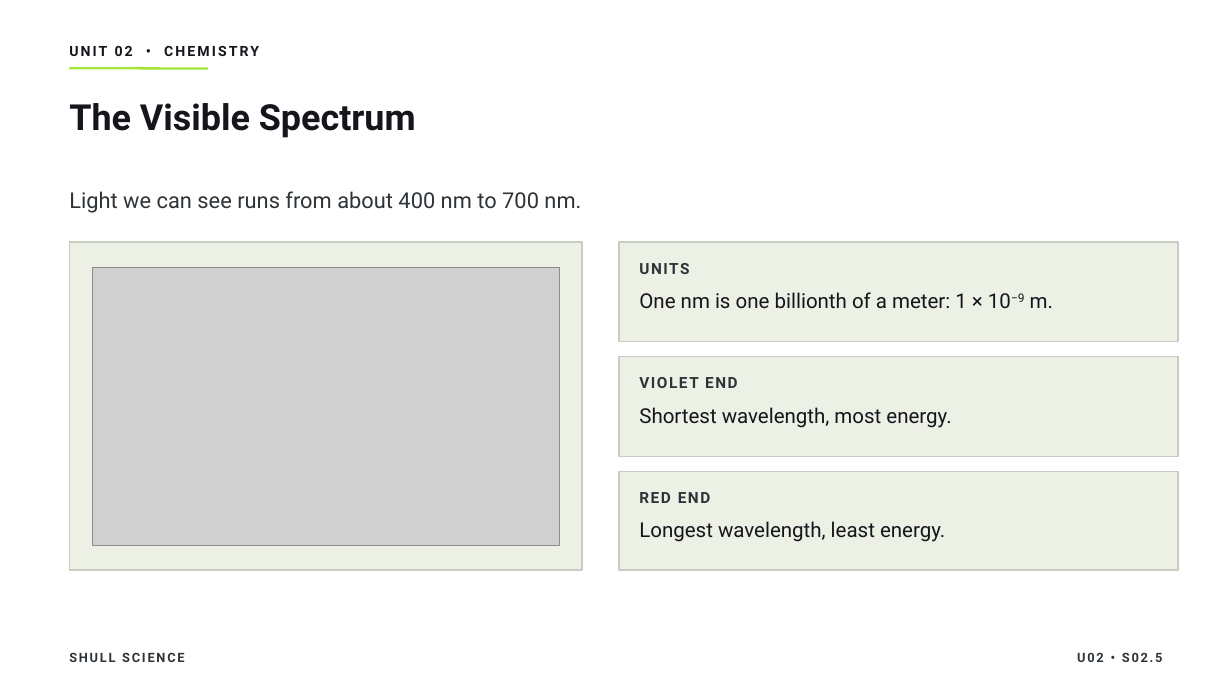
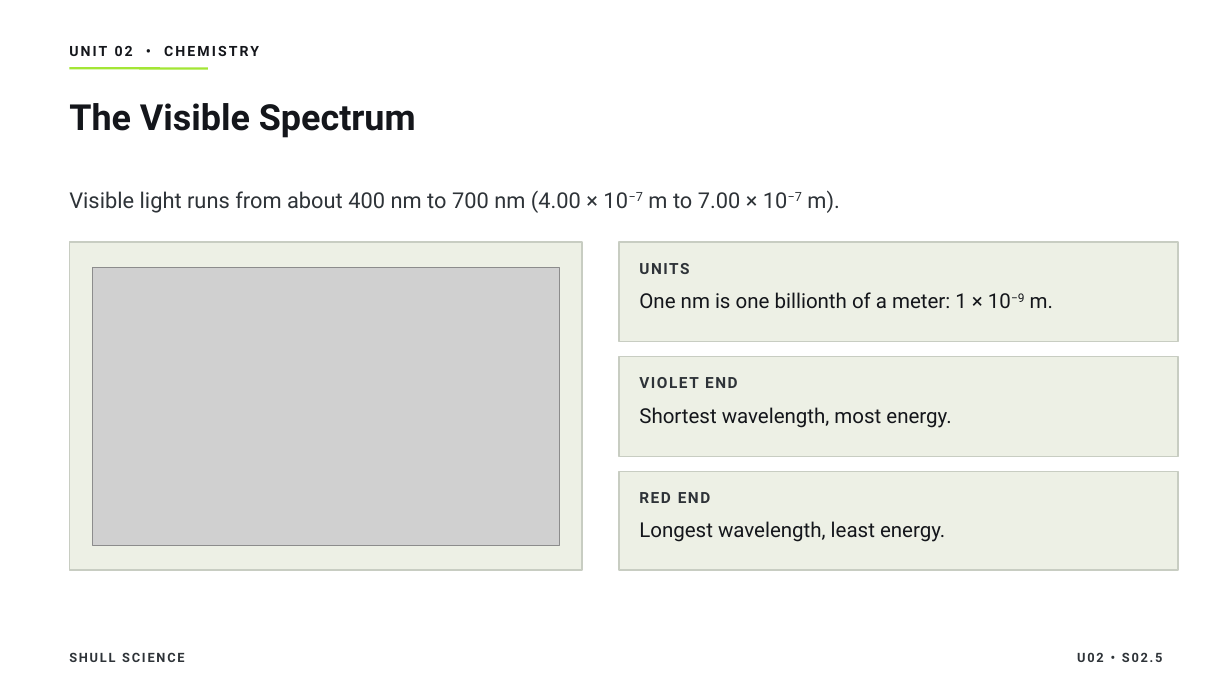
Before and after one commit to Hayabusa015/WorkWork, a slide deck: slide 4 of deliverables/chem-u02/SHULL_CHEM_Slides_U02_S02.5.pptx. Drawn at 1232x693 pixels with LibreOffice and Linux fonts; fonts in the diff are those of the drawing; grey boxes stand for pictures. Boxes give left, top, right and bottom in pixels: in the first picture for what was removed or moved away, otherwise in the second. Text is boxed around its words. In the diff, an @@ line names an element or a change of style, - is before the commit and + after.

```diff
--- a/deliverables/chem-u02/SHULL_CHEM_Slides_U02_S02.5.pptx
+++ b/deliverables/chem-u02/SHULL_CHEM_Slides_U02_S02.5.pptx
@@ text at (69, 190, 839, 213): text changed @@
-Light we can see runs from about 400 nm to 700 nm.
+Visible light runs from about 400 nm to 700 nm (4.00 × 10−7 m to 7.00 × 10−7 m).
```
Also in this commit, not shown: 2 other slides changed, 1 slide added, 2 slides removed, 14 other files.
